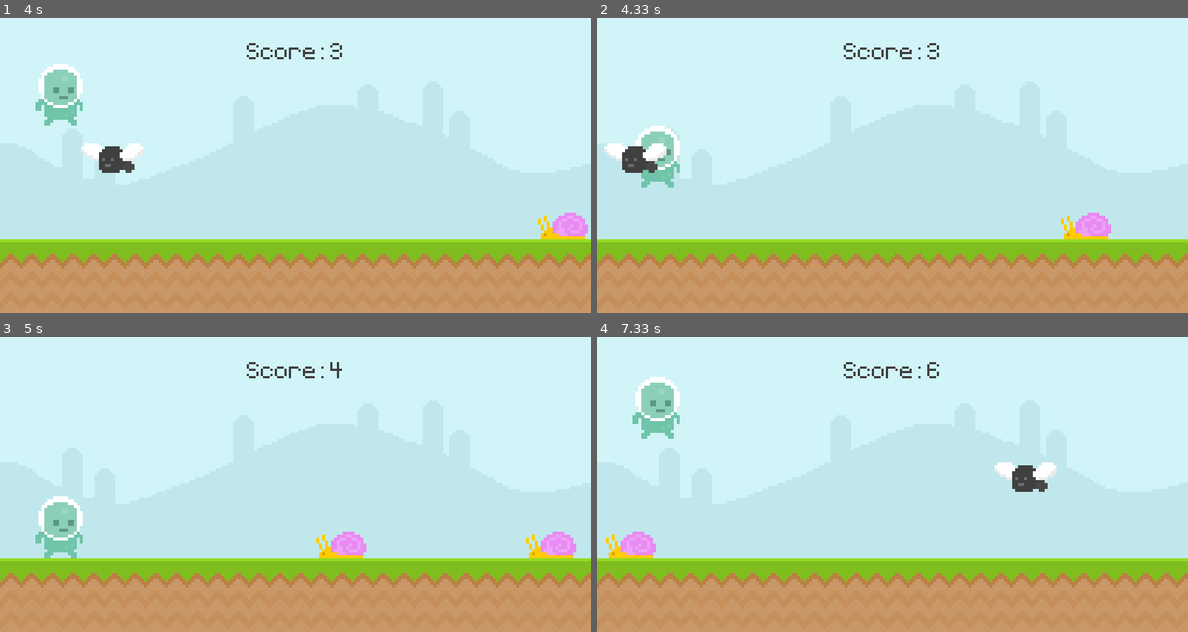
Above: before the commit, frames 1-4 (two rows, left to right).
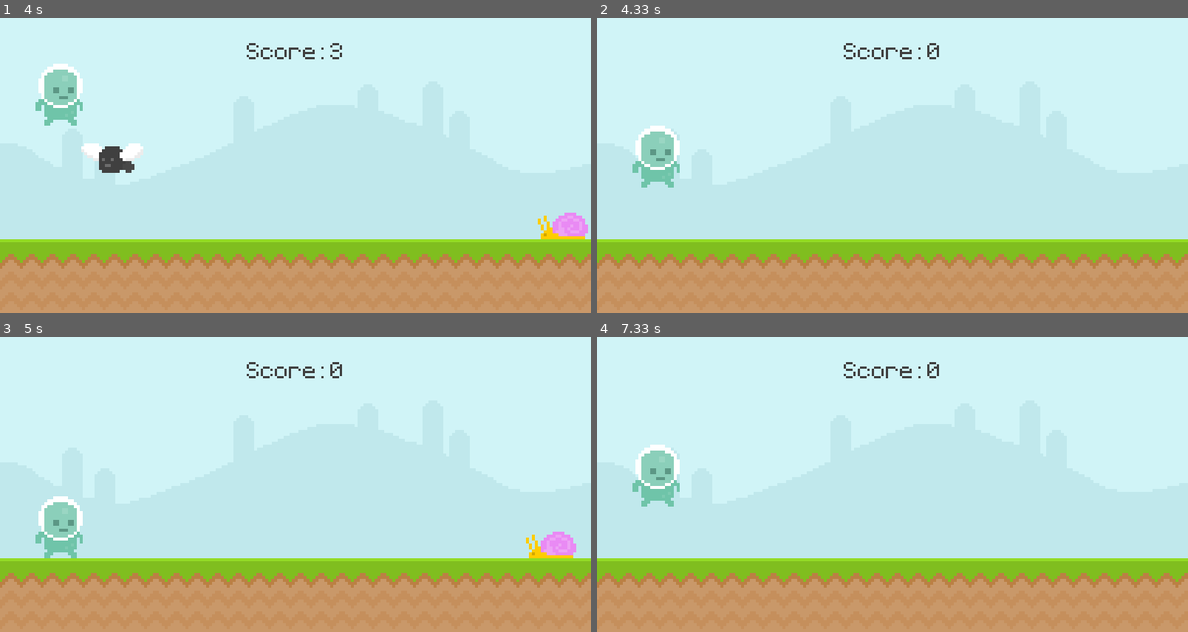
Above: after the commit, the same moments.

Repository: MadMax8930/pygame_runner
Game: pygame game, started from main.py
Two runs of this game, one before a commit and one after it. Both use one fixed random seed, a clock stepped at 60 frames per second and the inputs below.
Inputs (mouse positions are in pixels of both pictures, inside the frame that each line leads up to):
- Up to frame 1 (4 s): tap Space at 0.33, 2, 2.4, 2.7, 3.23, 3.53, 3.7, 3.83, 3.97 s; click (59, 206) at 0.72 s
- Up to frame 2 (4.33 s): tap Space at 4.1, 4.27 s
- Up to frame 3 (5 s): tap Space at 4.4 s
- Up to frame 4 (7.33 s): tap Space at 5.03, 5.17, 5.3, 5.43, 5.57, 5.7, 5.83, 5.97, 6.1, 6.23, 6.37, 7, 7.13, 7.27 s

Frame 1 is identical in both runs. In frame 2, 1.3% of the frame differs, in the area x 1-87%, y 10-75%; in frame 3, 0.6%; in frame 4, 3.8%, in the area x 1-78%, y 10-75%.

Commit message:
spawn system

Diff:
--- a/main.py
+++ b/main.py
@@ -1,6 +1,13 @@
 import pygame
 from sys import exit
 from random import randint
+
+def display_score():
+   current_time = (pygame.time.get_ticks() - start_time) // 1000
+   text_surface = my_font.render(f'Score: {current_time}', False, (64, 64, 64))
+   text_rectangle = text_surface.get_rect(center= (400, 50))
+   screen.blit(text_surface, text_rectangle)
+   return current_time
 
 def obstacle_movement(obs_list):
    if obs_list:
@@ -17,12 +24,12 @@
       return obs_list
    else: return []
 
-def display_score():
-   current_time = (pygame.time.get_ticks() - start_time) // 1000
-   text_surface = my_font.render(f'Score: {current_time}', False, (64, 64, 64))
-   text_rectangle = text_surface.get_rect(center= (400, 50))
-   screen.blit(text_surface, text_rectangle)
-   return current_time
+def collisions(player, obstacles):
+   if obstacles:
+      for obs_rect in obstacles:
+         if player.colliderect(obs_rect):
+            return False
+   return True
 
 pygame.init()
 screen = pygame.display.set_mode((800, 400))
@@ -45,17 +52,17 @@
 player_rectangle = player_surface.get_rect(midbottom= (80, 300))
 player_gravity = 0
 
-# Intro & Game over screen
+# Intro/End screen
 player_stand = pygame.image.load('graphics/player/player_stand.png').convert_alpha()
-player_stand = pygame.transform.rotozoom(player_stand, 0, 2) # overwritten
+player_stand = pygame.transform.rotozoom(player_stand, 0, 2)
 player_stand_rectangle = player_stand.get_rect(center= (400, 200))
 game_name = my_font.render('Pixel Runner', False, (111, 196, 169))
 game_name_rectangle = game_name.get_rect(center= (400, 80))
 game_info = my_font.render('Press space to run', False, (111, 196, 169))
 game_info_rectangle = game_info.get_rect(center= (400, 330))
 
-# Timer
-obstacle_timer = pygame.USEREVENT + 1 # avoid conflicts
+# Timer (+1 to avoid conflicts)
+obstacle_timer = pygame.USEREVENT + 1
 pygame.time.set_timer(obstacle_timer, 1500)
 
 while True:
@@ -94,21 +101,23 @@
       if player_rectangle.bottom >= 300: player_rectangle.bottom = 300
       screen.blit(player_surface, player_rectangle)
 
-      # Obstacle movement
+      # Enemies
       obstacle_list = obstacle_movement(obstacle_list)
 
       # Collision
-      # if snail_rectangle.colliderect(player_rectangle): game_active = False
+      game_active = collisions(player_rectangle, obstacle_list)
    else:
-      # Intro screen
+      # Init for next game
+      obstacle_list.clear()
+      player_rectangle.midbottom = (80, 300)
+      player_gravity = 0
+
+      # Intro/End screen
       screen.fill((94, 129 ,162))
       screen.blit(game_name, game_name_rectangle)
       screen.blit(player_stand, player_stand_rectangle)
-
-      # Score
       score_message = my_font.render(f'Your score: {score}', False, (111, 196, 169))
       score_message_rectangle = score_message.get_rect(center= (400, 330))
-
       if score == 0: screen.blit(game_info, game_info_rectangle)
       else: screen.blit(score_message, score_message_rectangle)
 
Not shown, added: README.md
